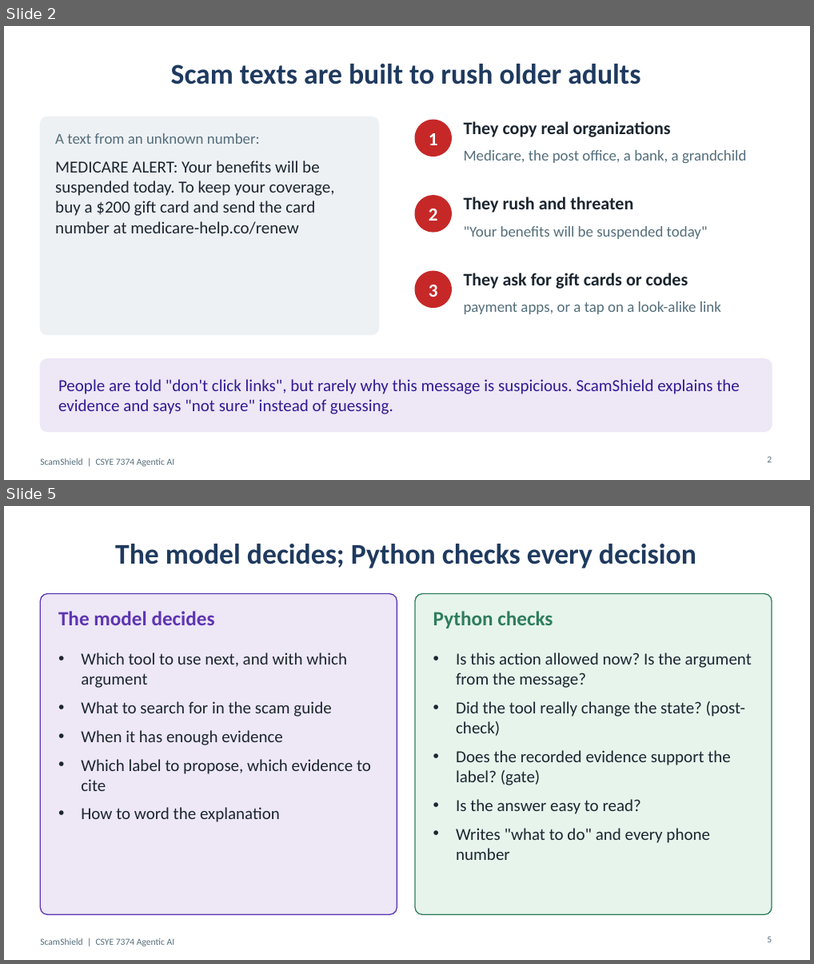
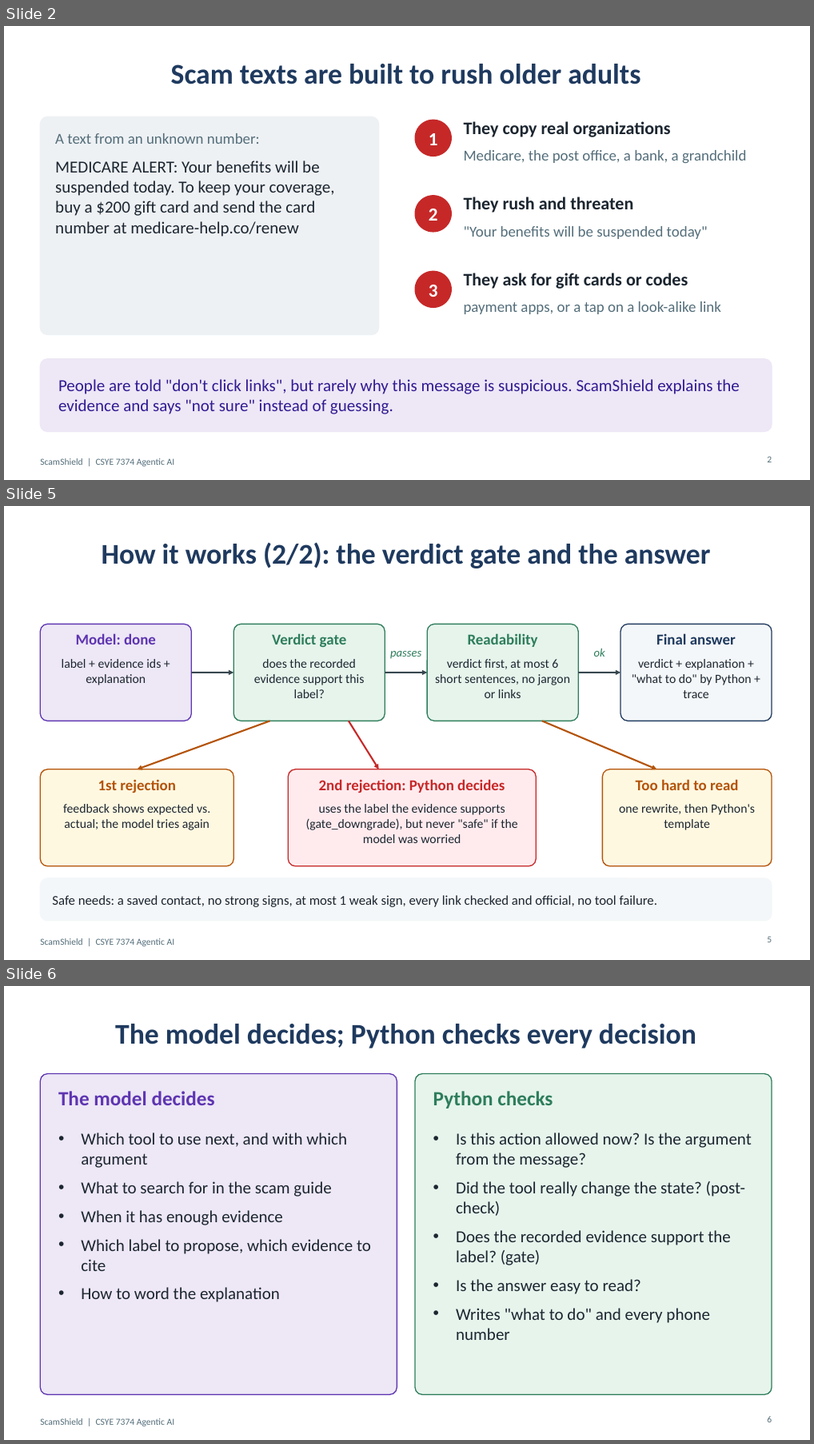
Before and after one commit to ARUNAS95/ScamShield, a slide deck: docs/ScamShield_Presentation.pptx. Shown one above the other, each under a label of ours: slides 2 and 5 before the commit, slides 2, 5 and 6 after it; the slides between them are not shown. The pictures are 814x964 and 814x1444 pixels, drawn with LibreOffice and Linux fonts; fonts in the diff are those of the drawing. Boxes give left, top, right and bottom in pixels: in the first picture for what was removed or moved away, otherwise in the second. Text is boxed around its words. In the diff, an @@ line names an element or a change of style, - is before the commit and + after.

Commit message:
Rebuild the project document and presentation from the round-3 evidence

```diff
--- a/docs/ScamShield_Presentation.pptx
+++ b/docs/ScamShield_Presentation.pptx
@@ slide 5 added at (4,506,810,960), background #FFFFFF; not listed: 1 template element that a slide beside it also shows @@
@@ title added at (102,542,711,568), 34 pt, text #1F3A5F, bold @@
+How it works (2/2): the verdict gate and the answer
@@ rounded rectangle added at (40,624,191,720), fill #EDE7F6, outline #5E35B1 1.25 pt @@
@@ rounded rectangle added at (234,624,385,720), fill #E6F4EC, outline #2E7D5B 1.25 pt @@
@@ rounded rectangle added at (427,624,578,720), fill #E6F4EC, outline #2E7D5B 1.25 pt @@
@@ rounded rectangle added at (621,624,772,720), fill #F4F7F9, outline #1F3A5F 1.25 pt @@
@@ text added at (76,633,156,644), 18 pt, text #5E35B1, bold @@
+Model: done
@@ text added at (272,633,347,647), 18 pt, text #2E7D5B, bold @@
+Verdict gate
@@ text added at (468,633,538,647), 18 pt, text #2E7D5B, bold @@
+Readability
@@ text added at (594,648,606,656), 14 pt, text #2E7D5B, italic @@
+ok
@@ text added at (657,633,736,644), 18 pt, text #1F3A5F, bold @@
+Final answer
@@ text added at (62,659,161,685), 15 pt, text #1C2630 @@
+label + evidence ids + explanation
@@ arrow added from (191, 672) to (234, 672), #37474F 2 pt @@
@@ text added at (254,659,364,698), 15 pt, text #1C2630 @@
+does the recorded evidence support this label?
@@ arrow added from (385, 672) to (427, 672), #37474F 2 pt @@
@@ text added at (390,651,422,659), 14 pt, text #2E7D5B, italic @@
+passes
@@ text added at (435,659,570,698), 15 pt, text #1C2630 @@
+verdict first, at most 6 short sentences, no jargon or links
@@ arrow added from (578, 672) to (621, 672), #37474F 2 pt @@
@@ text added at (632,659,751,698), 15 pt, text #1C2630 @@
+verdict + explanation + "what to do" by Python + trace
@@ arrow added from (270, 720) to (137, 769), #B45309 2 pt @@
@@ arrow added from (349, 720) to (379, 769), #C62828 2 pt @@
@@ arrow added from (542, 720) to (658, 769), #B45309 2 pt @@
@@ rounded rectangle added at (40,769,234,866), fill #FFF8E1, outline #B45309 1.25 pt @@
@@ rounded rectangle added at (288,769,536,866), fill #FFEBEE, outline #C62828 1.25 pt @@
@@ rounded rectangle added at (603,769,772,866), fill #FFF8E1, outline #B45309 1.25 pt @@
@@ text added at (98,779,176,792), 18 pt, text #B45309, bold @@
+1st rejection
@@ text added at (319,779,505,792), 18 pt, text #C62828, bold @@
+2nd rejection: Python decides
@@ text added at (636,779,738,790), 18 pt, text #B45309, bold @@
+Too hard to read
@@ text added at (63,804,210,830), 15 pt, text #1C2630 @@
+feedback shows expected vs. actual; the model tries again
@@ text added at (306,804,518,843), 15 pt, text #1C2630 @@
+uses the label the evidence supports (gate_downgrade), but never "safe" if the model was worried
@@ text added at (619,804,755,830), 15 pt, text #1C2630 @@
+one rewrite, then Python's template
@@ rounded rectangle added at (40,878,772,920), fill #F4F7F9, outline #F4F7F9 1.25 pt @@
@@ text added at (52,895,658,907), 16 pt, text #1C2630 @@
+Safe needs: a saved contact, no strong signs, at most 1 weak sign, every link checked and official, no tool failure.
@@ page number added at (767,936,772,942), 11 pt, text #546E7A @@
+5
@@ what was slide 5 is now slide 6 @@
@@ page number at (767,1416,772,1422): text changed @@
-5
+6
```
Also in this commit, not shown: 5 slides changed, 1 other slide added, 1 slide removed, 2 other files.
